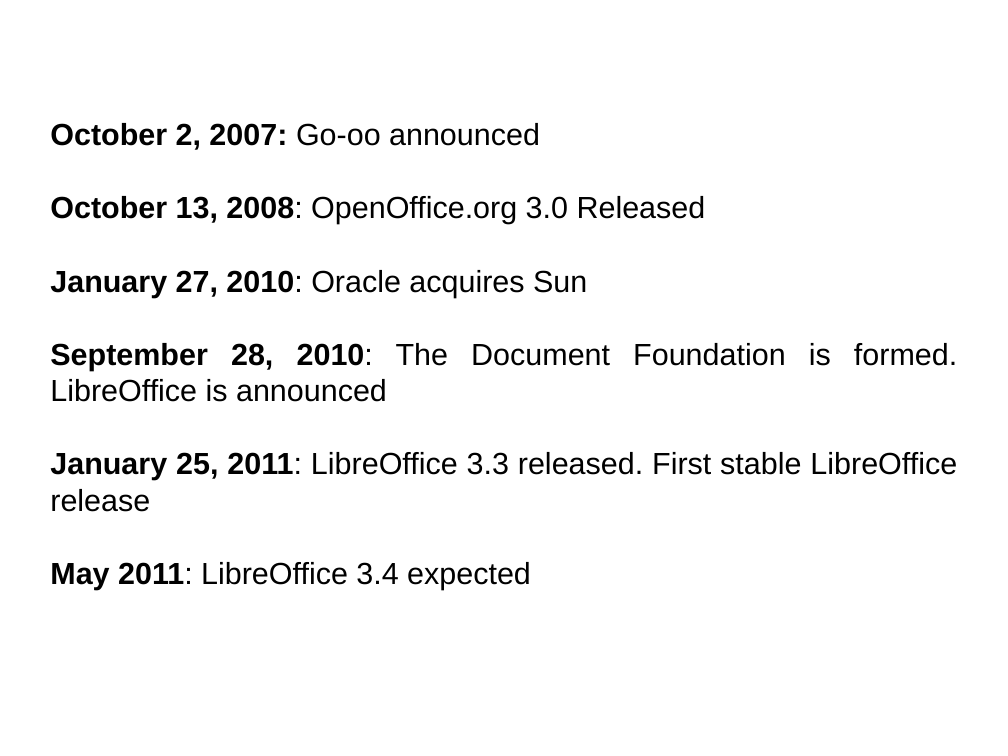
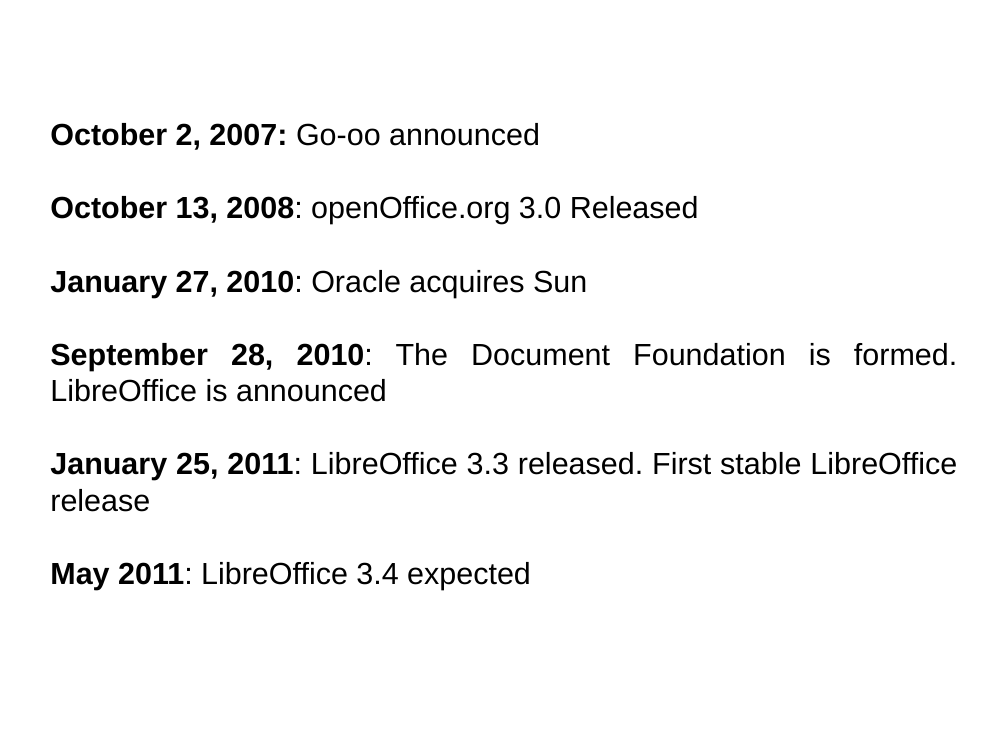
Before and after one commit to rebahozkoc/libreofficepythonmacros, a slide deck: slide 17 of impress_example.odp. Drawn at 1008x756 pixels with LibreOffice and Linux fonts; fonts in the diff are those of the drawing. Boxes give left, top, right and bottom in pixels: in the first picture for what was removed or moved away, otherwise in the second. Text is boxed around its words. In the diff, an @@ line names an element or a change of style, - is before the commit and + after.

```diff
--- a/impress_example.odp
+++ b/impress_example.odp
@@ subtitle at (x1=50, y1=196, x2=699, y2=224): text changed @@
-October 13, 2008: OpenOffice.org 3.0 Released
+October 13, 2008: openOffice.org 3.0 Released
```
Also in this commit, not shown: 12 other slides changed, 5 other files.
